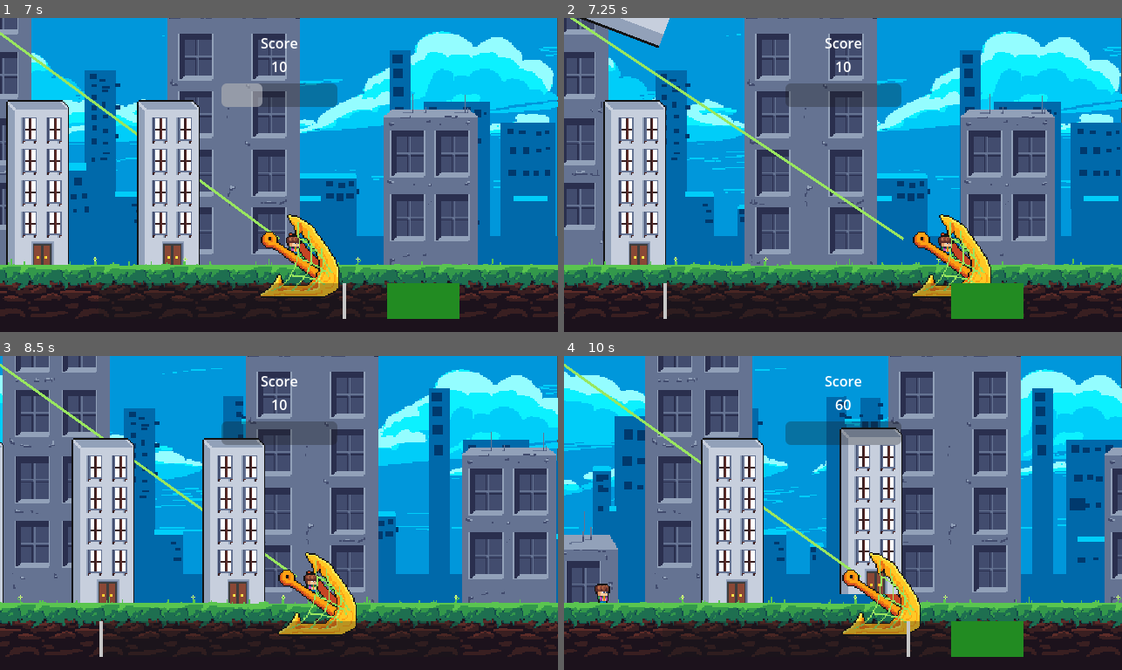
Above: before the commit, frames 1-4 (two rows, left to right).
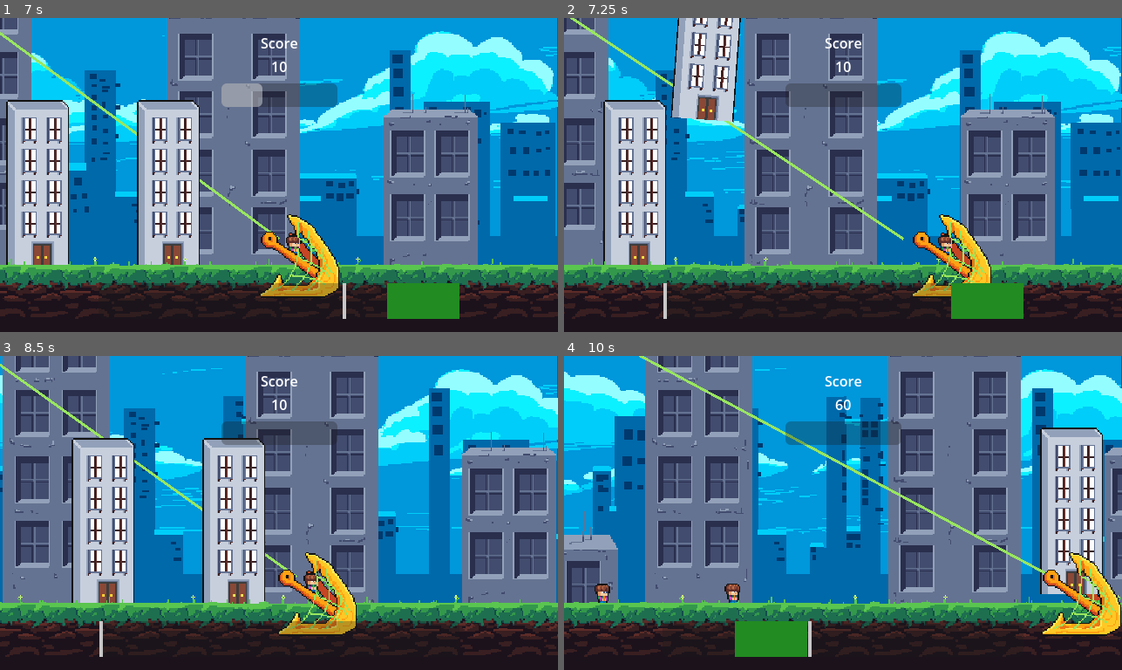
Above: after the commit, the same moments.

Repository: Tenes/mini-jam-153
Game: Godot game, scene res://Scenes/main_menu_scene.tscn
Same seed, same stepped clock (60 frames per second), same inputs: the game is played once before the commit and once after it.
Inputs (mouse positions are in pixels of both pictures, inside the frame that each line leads up to):
- Up to frame 1 (7 s): click "Start" at 0.5 s; move the mouse to (401, 159) at 1.27 s; click (401, 159) at 1.35 s; move the mouse to (167, 190) at 2.02 s; click (167, 190) at 2.1 s; move the mouse to (334, 105) at 2.77 s; click (334, 105) at 2.85 s; move the mouse to (251, 237) at 3.52 s; click (251, 237) at 3.6 s; move the mouse to (446, 222) at 4.27 s; click (446, 222) at 4.35 s; move the mouse to (111, 127) at 5.02 s; click (111, 127) at 5.1 s; move the mouse to (306, 175) at 5.77 s; click (306, 175) at 5.85 s; move the mouse to (195, 96) at 6.52 s; click (195, 96) at 6.6 s
- Up to frame 2 (7.25 s): no input
- Up to frame 3 (8.5 s): move the mouse to (401, 497) at 7.27 s; click (401, 497) at 7.35 s; move the mouse to (167, 528) at 8.02 s; click (167, 528) at 8.1 s
- Up to frame 4 (10 s): move the mouse to (898, 443) at 8.77 s; click (898, 443) at 8.85 s; move the mouse to (815, 575) at 9.52 s; click (815, 575) at 9.6 s

Frame 1 is identical in both runs. In frame 2, 4.4% of the frame differs, in the area x 2-32%, y 0-34%; in frame 3, 0.3%; in frame 4, 24%, in the area x 0-100%, y 0-96%.

Commit message:
Adds capture sounds

Diff:
--- a/Models/Interactable/interactable.gd
+++ b/Models/Interactable/interactable.gd
@@ -28,6 +28,7 @@
 		self.reparent(from);
 	parent = from;
 	global_position = Vector2(from.global_position.x - gap, from.global_position.y);
+	playCaptSound();
 
 func deactivateCaptureArea() -> void:
 	hitbox.collision_layer = 2;
@@ -42,11 +43,23 @@
 	tween.tween_property(self, "global_position", Vector2(Global.RNG.randi_range(-200, 600), -100), failedDuration).set_trans(Tween.TRANS_LINEAR).from_current();
 	tween.parallel().tween_property(sprite, "rotation", direction.pick_random() * 3000, failedDuration).set_trans(Tween.TRANS_LINEAR).from_current();
 	tween.parallel().tween_property(sprite, "scale", Vector2(scaleValue, scaleValue), failedDuration).set_trans(Tween.TRANS_LINEAR).from_current();
+	playDeathSound();
+	await get_tree().create_timer(1).timeout;
+	free();
+
+func playDeathSound() -> void:
 	if self is Building:
-		audio_stream_player_2d.stream = Global.BUILDING_SOUNDS[Global.RNG.randi_range(1, 2)];
+		audio_stream_player_2d.stream = Global.BUILDING_DEATH_SOUNDS[Global.RNG.randi_range(1, 2)];
 	else:
-		audio_stream_player_2d.stream = Global.HUMAN_SOUNDS[Global.RNG.randi_range(1, 3)];
+		audio_stream_player_2d.stream = Global.HUMAN_DEATH_SOUNDS[Global.RNG.randi_range(1, 3)];
 	audio_stream_player_2d.pitch_scale = Global.RNG.randf_range(0.8, 1.3);
 	audio_stream_player_2d.play();
-	await get_tree().create_timer(1).timeout;
-	free();
+
+func playCaptSound() -> void:
+	if self is Building:
+		audio_stream_player_2d.stream = Global.BUILDING_CAPT_SOUNDS[Global.RNG.randi_range(1, 1)];
+		audio_stream_player_2d.pitch_scale = Global.RNG.randf_range(0.7, 0.8);
+	else:
+		audio_stream_player_2d.stream = Global.HUMAN_CAPT_SOUNDS[Global.RNG.randi_range(1, 2)];
+		audio_stream_player_2d.pitch_scale = Global.RNG.randf_range(0.8, 1.3);
+	audio_stream_player_2d.play();
--- a/Models/Interactable/interactable.tscn
+++ b/Models/Interactable/interactable.tscn
@@ -22,6 +22,7 @@
 
 [node name="AudioStreamPlayer2D" type="AudioStreamPlayer2D" parent="."]
 stream = ExtResource("2_okfs3")
+volume_db = -5.0
 pitch_scale = 1.05
 
 [connection signal="area_entered" from="Hitbox" to="." method="_on_hitbox_area_entered"]
--- a/Scripts/global.gd
+++ b/Scripts/global.gd
@@ -11,15 +11,23 @@
 	3: "res://Scenes/credit_scene.tscn",
 }
 
-@onready var HUMAN_SOUNDS = {
+@onready var HUMAN_DEATH_SOUNDS = {
 	1: preload("res://Assets/Sounds/human_death.mp3"),
 	2: preload("res://Assets/Sounds/human_death_2.mp3"),
 	3: preload("res://Assets/Sounds/human_death_3.mp3"),
 }
 
-@onready var BUILDING_SOUNDS = {
+@onready var BUILDING_DEATH_SOUNDS = {
 	1: preload("res://Assets/Sounds/building_death.mp3"),
 	2: preload("res://Assets/Sounds/building_death_2.mp3"),
+}
+@onready var HUMAN_CAPT_SOUNDS = {
+	1: preload("res://Assets/Sounds/human_capture.mp3"),
+	2: preload("res://Assets/Sounds/human_capture_2.mp3"),
+}
+
+@onready var BUILDING_CAPT_SOUNDS = {
+	1: preload("res://Assets/Sounds/building_capture.mp3"),
 }
 
 enum BarStatus {
Not shown, added: Assets/Sounds/building_capture.mp3.import
Not shown, added: Assets/Sounds/human_capture.mp3.import
Not shown, added: Assets/Sounds/human_capture_2.mp3.import
Not shown, added: Assets/Sounds/building_capture.mp3
Not shown, added: Assets/Sounds/human_capture.mp3
Not shown, added: Assets/Sounds/human_capture_2.mp3
